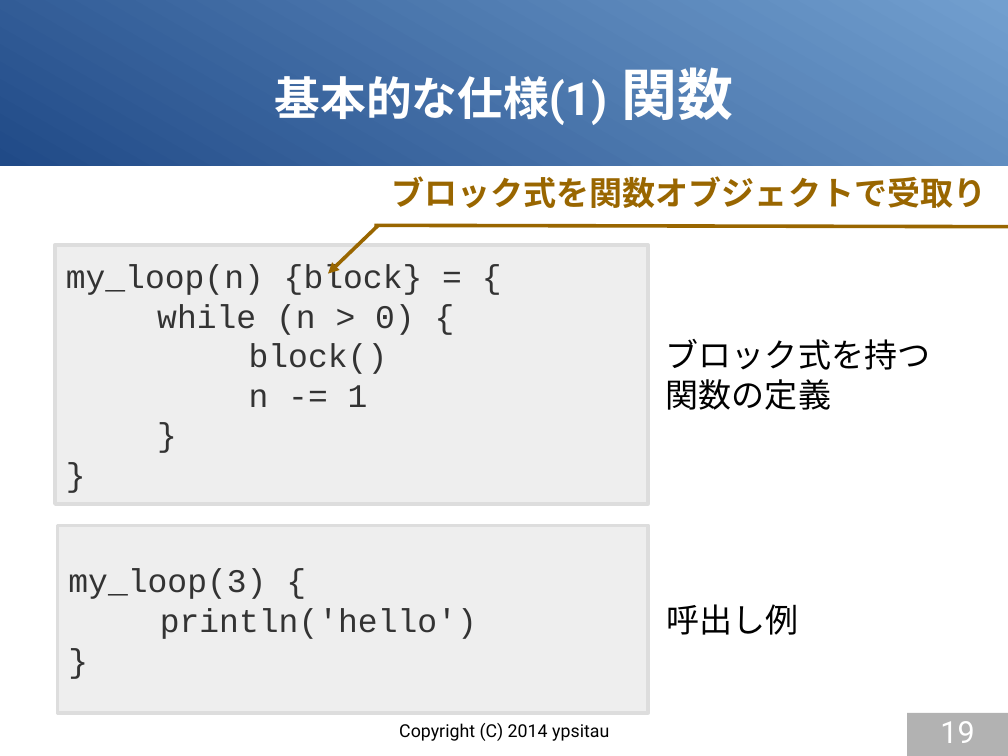
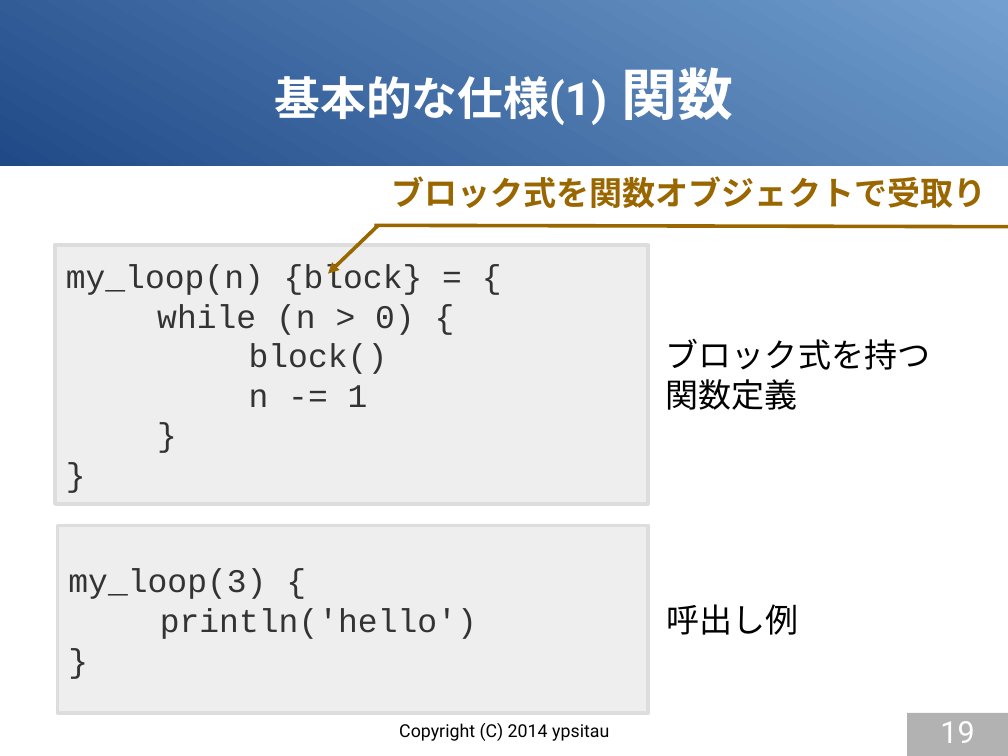
Before and after one commit to gura-lang/gura-doc, a slide deck: slide 19 of presentation/gura-introduction.odp. Drawn at 1008x756 pixels with LibreOffice and Linux fonts; fonts in the diff are those of the drawing. Boxes give left, top, right and bottom in pixels: in the first picture for what was removed or moved away, otherwise in the second. Text is boxed around its words. In the diff, an @@ line names an element or a change of style, - is before the commit and + after.

```diff
--- a/presentation/gura-introduction.odp
+++ b/presentation/gura-introduction.odp
@@ text at <box>666,379,798,410</box>: text changed @@
-関数の定義
+関数定義
```
Also in this commit, not shown: 7 other slides changed, 1 slide added.
